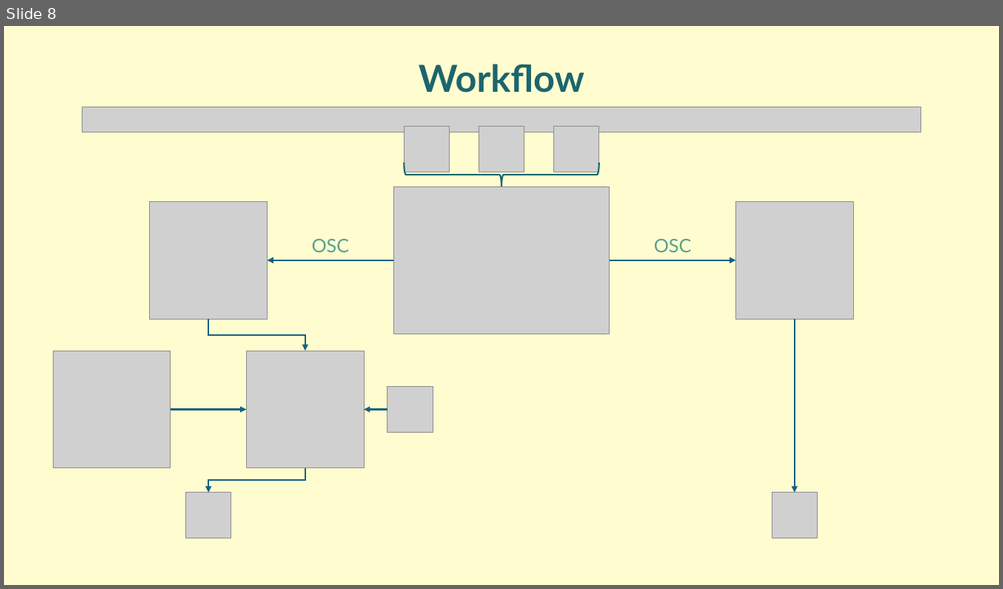
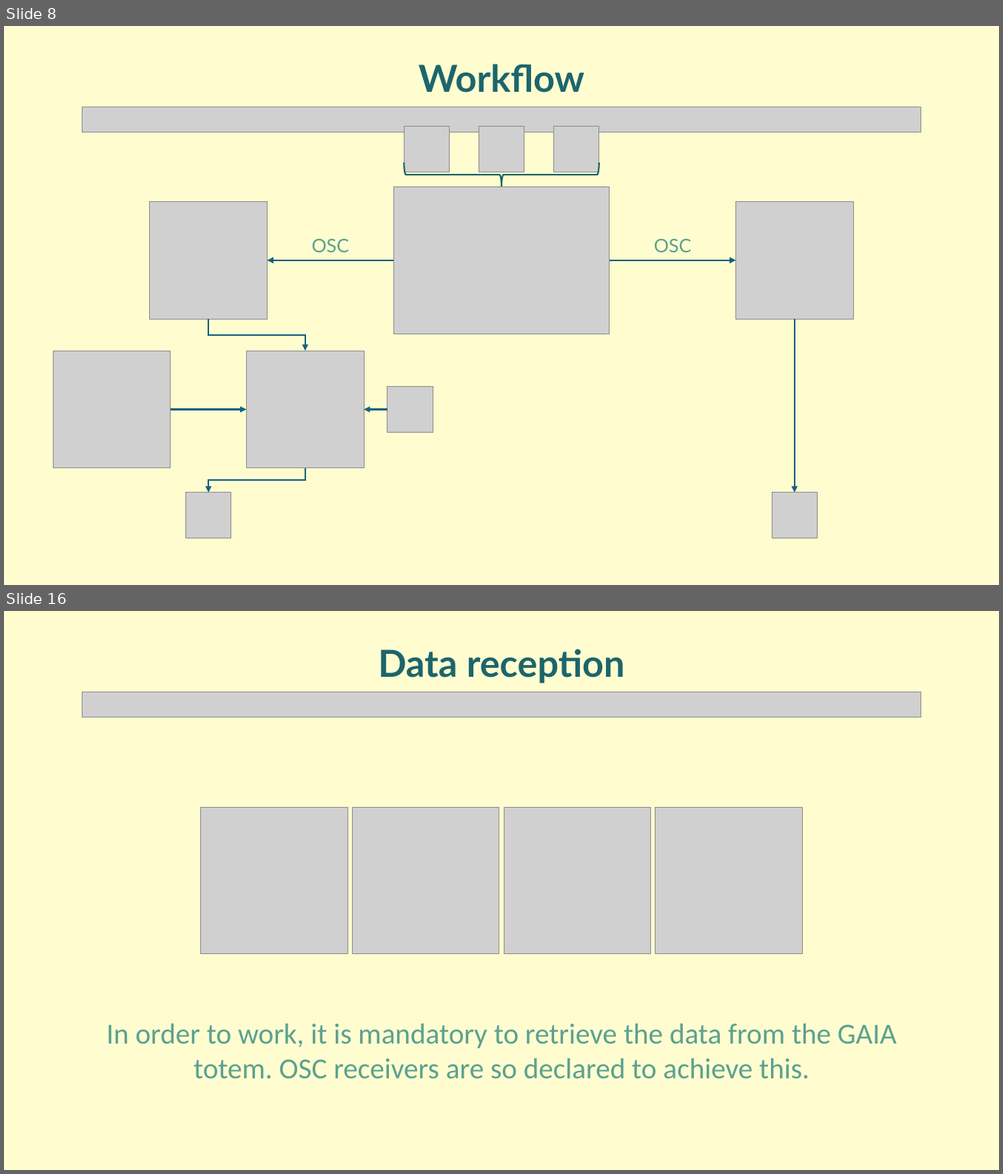
Before and after one commit to Ciorpy/G.A.I.A.-CMLS-2025, a slide deck: GAIA.pptx. Shown one above the other, each under a label of ours: slide 8 before the commit, slides 8 and 16 after it; the slides between them are not shown. The pictures are 1003x589 and 1003x1174 pixels, drawn with LibreOffice and Linux fonts; fonts in the diff are those of the drawing; grey boxes stand for pictures. Boxes give left, top, right and bottom in pixels: in the first picture for what was removed or moved away, otherwise in the second. Text is boxed around its words. In the diff, an @@ line names an element or a change of style, - is before the commit and + after.

```diff
--- a/GAIA.pptx
+++ b/GAIA.pptx
@@ slide 16 added at (4, 611, 999, 1170), background #FFFDD0 @@
@@ text added at (378, 649, 625, 684), 36 pt, text #1C656D, bold @@
+Data reception
@@ picture added at (82, 692, 920, 717) @@
@@ group added at (201, 807, 802, 954): 4 pictures @@
@@ text added at (106, 1024, 896, 1079), 28 pt, text #5BA191 @@
+In order to work, it is mandatory to retrieve the data from the GAIA totem. OSC receivers are so declared to achieve this.
```
Also in this commit, not shown: 1 slide changed, 24 other slides added, 4 slides removed.
